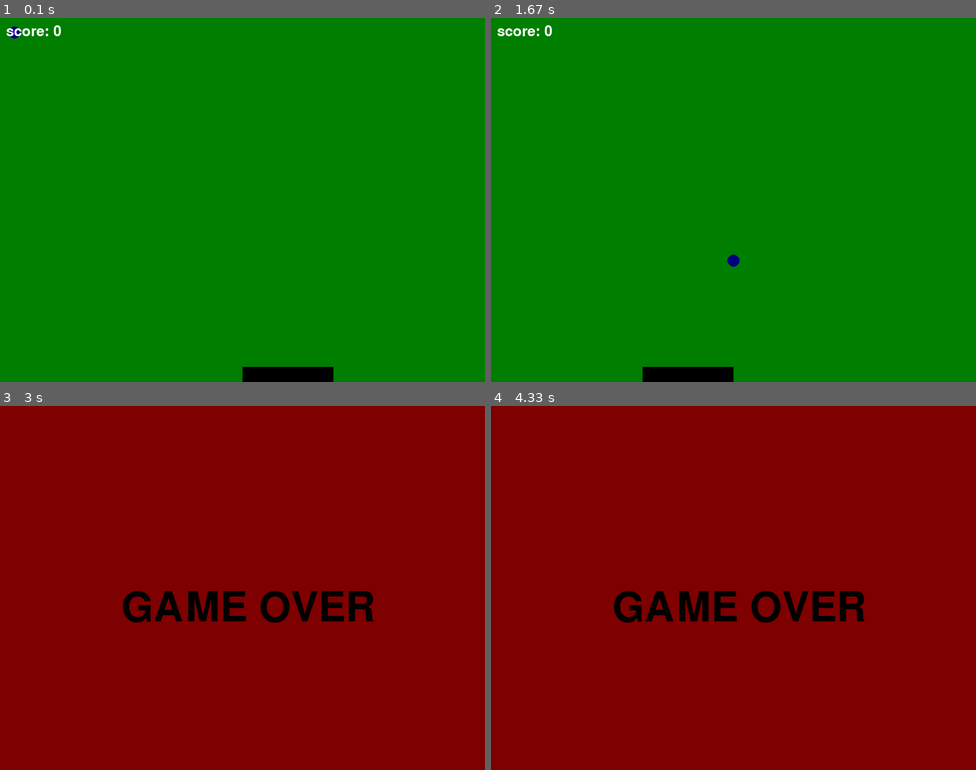
Above: before the commit, frames 1-4 (two rows, left to right).
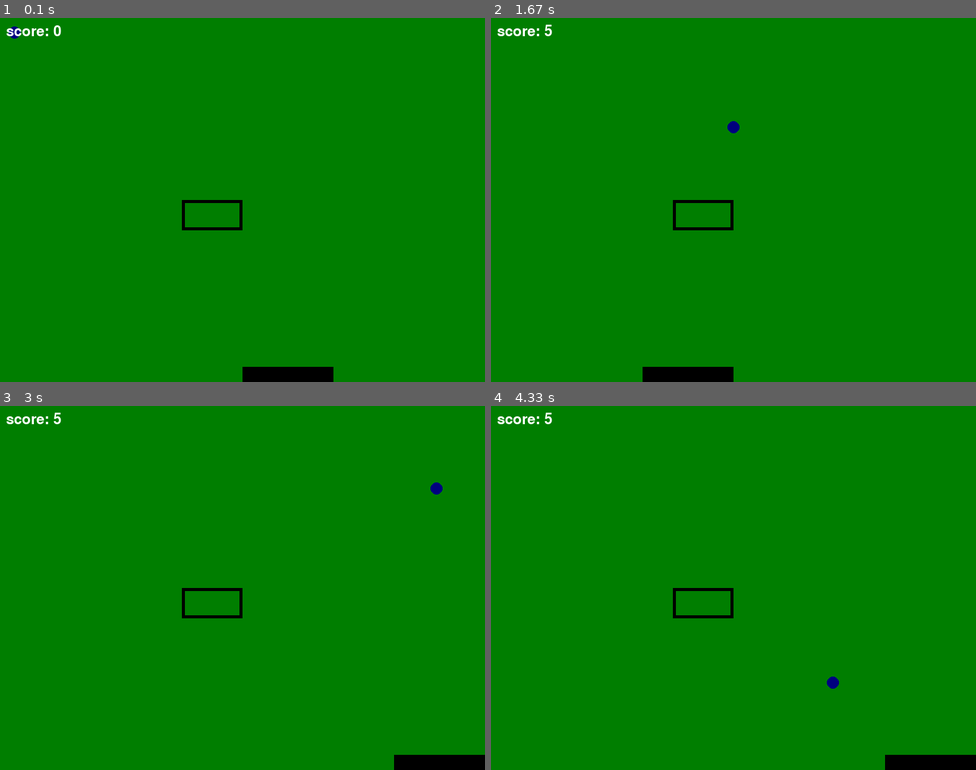
Above: after the commit, the same moments.

Repository: johnsonminzIdc/pygame
Game: pygame game, started from pong_next.py
The game is run twice, just before and just after one commit, with the same random seed, the same clock (stepped at 60 frames per second) and the same inputs.
Inputs:
- Up to frame 1 (0.1 s): no input
- Up to frame 2 (1.67 s): hold Right 0.33-0.8 s; hold Right 0.83-1.3 s; hold Left from 1.33 s (still down)
- Up to frame 3 (3 s): release Left at 1.87 s; hold Left 1.9-2.3 s; hold Right 2.33-2.97 s
- Up to frame 4 (4.33 s): hold Left 3-3.47 s; hold Right 3.5-3.97 s; hold Right from 4 s (still down)

The runs differ from the first frame. In frame 1, 0.3% of the frame differs, in the area x 37-50%, y 50-59%; in frame 2, 0.4%; in frame 3, 100%, in the area x 0-100%, y 0-100%; in frame 4, 100%.

Commit message:
added brick and collision

Diff:
--- a/pong_next.py
+++ b/pong_next.py
@@ -15,6 +15,34 @@
 
 # class definations:
 
+class Brick:
+    def __init__(self,color:(int,int,int),x:int,y:int,wdh:int,hgt,border:int):
+        self.color=color
+        self.x=x
+        self.y=y
+        self.wdh=wdh
+        self.hgt=hgt
+        self.border=border
+    def collision_brick(self,Ball):
+        # Check if the ball is within the brick’s bounding box
+
+
+
+        if (Ball.y-Ball_radius<=self.y+self.hgt) and (Ball.y+Ball_radius>=self.y):
+            if(Ball.x+Ball.radius>=self.x) and (Ball.x<=self.x+self.wdh):
+                Ball.y_vel=-1*Ball.y_vel
+                return True
+            #check for side collision
+            if (Ball.x>=self.x) and (Ball.x<=self.x+self.wdh):
+                Ball.x_vel=-1*Ball.x_vel
+                return True
+            else :
+                return False
+    def draw(self,surface):
+        pygame.draw.rect(surface,self.color,(self.x,self.y,self.wdh,self.hgt),self.border)
+
+
+
 class Ball:
     def __init__(self,color: (int ,int, int),x:int,y:int,x_vel,y_vel,radius:int) -> None:  #def __init__(self,color: (int ,int, int),position:(int,int),radius:int) -> None:
         self.color=color
@@ -26,6 +54,7 @@
     def move(self):
         self.x=self.x+self.x_vel
         self.y=self.y+self.y_vel
+
 
 
     def draw(self,surface) :
@@ -93,9 +122,11 @@
     def __init__(self):
         self.score=0
 
-    def updateScore(self,Collision,Bounce):
+    def updateScore(self,Collision,Collsion_brick,Bounce):
         if Collision==True:
              self.score=self.score+1
+        elif Collsion_brick==True:
+            self.score=self.score+5
         #score zero
         elif Bounce:
                 self.score=0
@@ -111,6 +142,7 @@
 # creating game object
 newBall = Ball(Ball_color, Ball_x_pos, Ball_y_pos, Ball_x_vel, Ball_y_vel, Ball_radius)
 newBat=Bat(Bat_color,Bat_x_pos,Bat_y_pos,Bat_width,Bat_height,bat_speed,Bat_stroke)
+newBrick=Brick((0,0,0),300,300,100,50,5)
 new_gameManager=gameManager()
 
 
@@ -126,11 +158,15 @@
     screen.fill((0,126,0))  # 1) clear background
     newBall.move()
     newBat.move()
+
     bounce=newBall.bounce() #we need to update alaway to fetch the score
     collision=newBat.collision(newBall)
+    collison_brick=newBrick.collision_brick(newBall)
+    newBrick.draw(screen)
+
     newBall.draw(screen)
     newBat.draw(screen)
-    new_gameManager.updateScore(collision,bounce)
+    new_gameManager.updateScore(collision,collison_brick,bounce)
     font=pygame.font.Font(None,36)
     score_text=font.render(f"score: {new_gameManager.score}",True,(255,255,255))
     screen.blit(score_text,(10,10))
